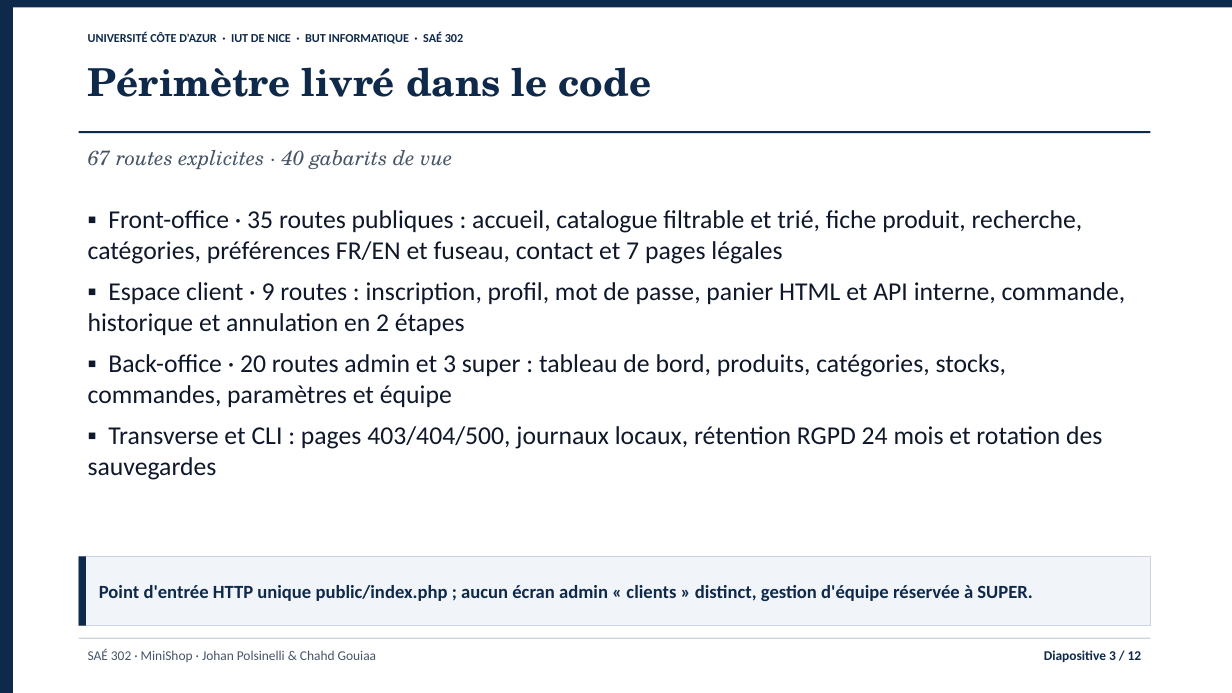
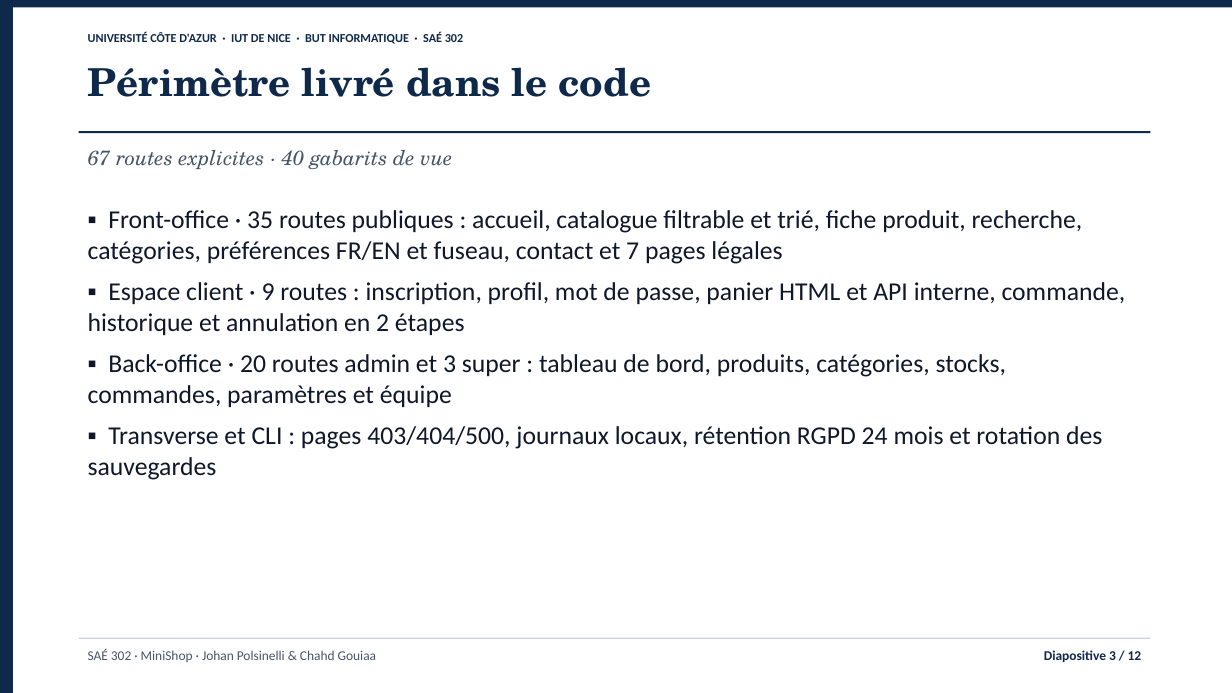
Before and after one commit to jojo8356/SAE-302, a slide deck: slide 3 of livrables/minishop-soutenance.pptx. Drawn at 1232x693 pixels with LibreOffice and Linux fonts; fonts in the diff are those of the drawing. Boxes give left, top, right and bottom in pixels: in the first picture for what was removed or moved away, otherwise in the second. Text is boxed around its words. In the diff, an @@ line names an element or a change of style, - is before the commit and + after.

```diff
--- a/livrables/minishop-soutenance.pptx
+++ b/livrables/minishop-soutenance.pptx
@@ rectangle removed at <box>79,556,1151,626</box> @@
-Point d'entrée HTTP unique public/index.php ; aucun écran admin « clients » distinct, gestion d'équipe réservée à SUPER.
@@ rectangle removed at <box>79,556,86,626</box> @@
```
Also in this commit, not shown: 10 other slides changed, 4 other files.
